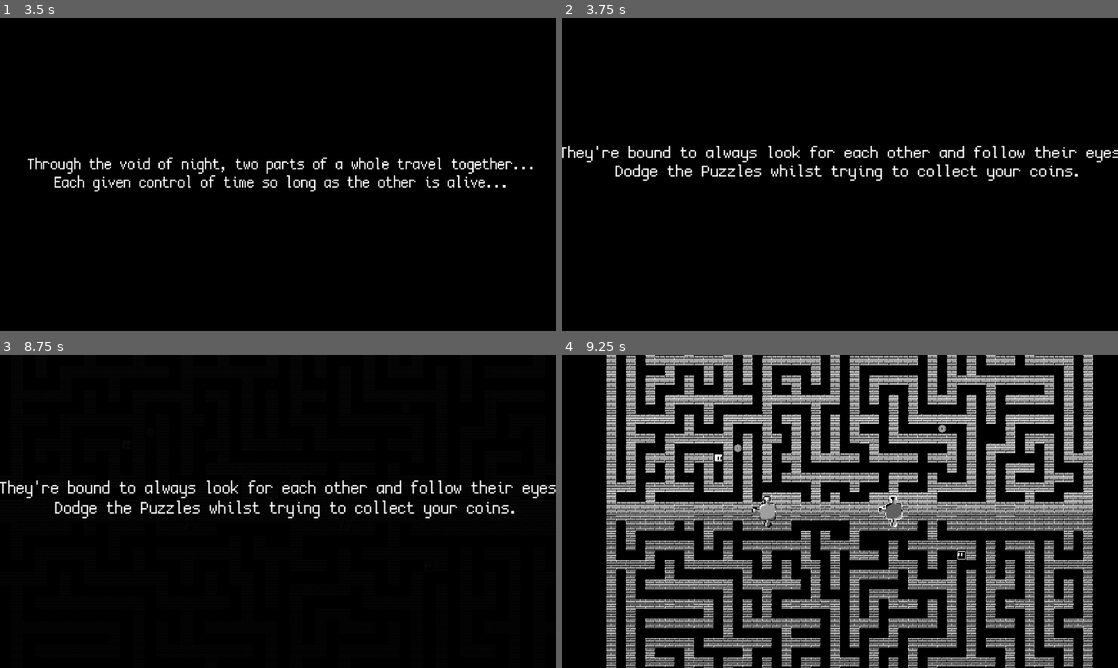
Above: before the commit, frames 1-4 (two rows, left to right).
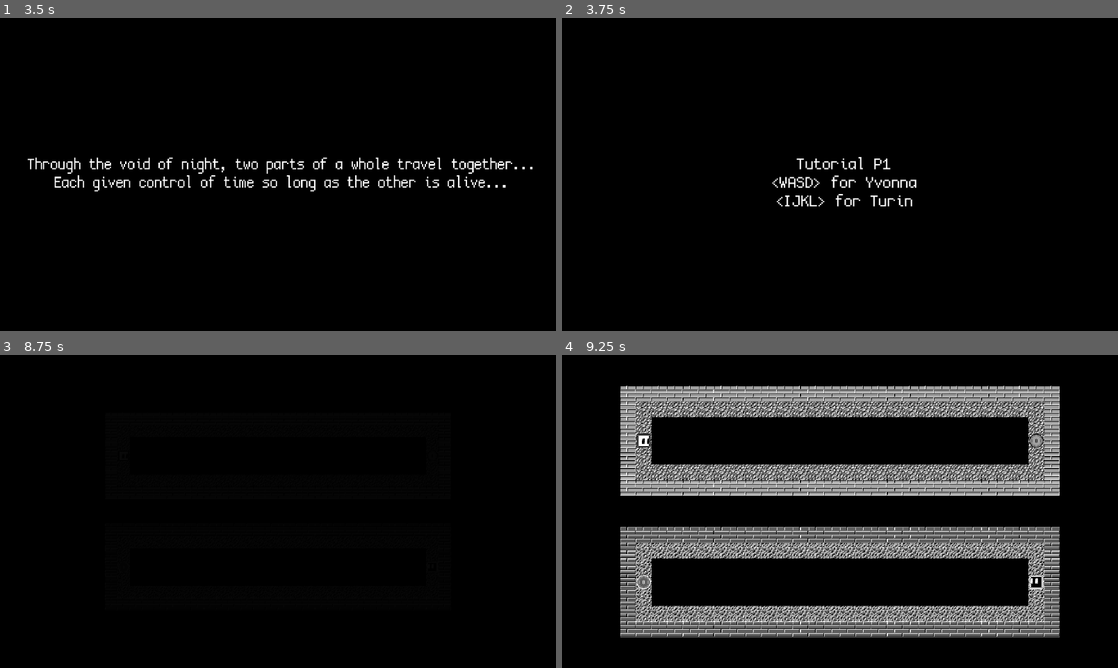
Above: after the commit, the same moments.

Repository: tuxcrp/law-of-time-gd
Game: Godot game, scene res://main.tscn
The game is run twice, just before and just after one commit, with the same random seed, the same clock (stepped at 60 frames per second) and the same inputs.
Inputs (mouse positions are in pixels of both pictures, inside the frame that each line leads up to):
- Up to frame 1 (3.5 s): tap Enter every 0.75 s from 0.5 to 2.75 s; move the mouse to (400, 158) at 0.52 s; click (400, 158) at 0.6 s; right-click (400, 158) at 0.8 s; move the mouse to (166, 190) at 1.27 s; right-click (166, 190) at 1.35 s; click (166, 190) at 1.55 s; move the mouse to (333, 105) at 2.02 s; click (333, 105) at 2.1 s; right-click (333, 105) at 2.3 s; move the mouse to (250, 237) at 2.77 s; right-click (250, 237) at 2.85 s; click (250, 237) at 3.05 s
- Up to frame 2 (3.75 s): tap Enter at 3.5 s; move the mouse to (1006, 221) at 3.52 s; hold E (p1_switch) from 3.53 s (still down)
- Up to frame 3 (8.75 s): right-click (444, 558) at 3.8 s; tap Space at 4.25 s; move the mouse to (111, 464) at 4.27 s; release E (p1_switch) at 4.28 s; tap O (p2_switch) at 4.35 s; click (111, 464) at 4.55 s; move the mouse to (305, 511) at 5.02 s; click (305, 511) at 5.1 s; right-click (305, 511) at 5.3 s; move the mouse to (194, 433) at 5.77 s; right-click (194, 433) at 5.85 s; click (194, 433) at 6.05 s; move the mouse to (400, 495) at 6.52 s; click (400, 495) at 6.6 s; right-click (400, 495) at 6.8 s; move the mouse to (166, 527) at 7.27 s; right-click (166, 527) at 7.35 s; click (166, 527) at 7.55 s; move the mouse to (333, 442) at 8.02 s; hold E (p1_switch) from 8.03 s (still down); right-click (333, 442) at 8.3 s
- Up to frame 4 (9.25 s): move the mouse to (812, 574) at 8.77 s; release E (p1_switch) at 8.78 s; tap O (p2_switch) at 8.85 s; click (812, 574) at 9.05 s

Frame 1 is identical in both runs. In frame 2, 3.2% of the frame differs, in the area x 0-100%, y 40-61%; in frame 3, 2.6%; in frame 4, 59%, in the area x 8-96%, y 0-100%.

Commit message:
build stuff:

Diff:
--- a/Scripts/title.gd
+++ b/Scripts/title.gd
@@ -12,4 +12,4 @@
 	if Input.is_action_just_released("LMB") or Input.is_action_just_released("RMB"):
 		node_2d.play("fade_in")
 		await get_tree().create_timer(3).timeout
-		get_tree().change_scene_to_file("res://level_1.tscn")
+		get_tree().change_scene_to_file("res://tutorial_level.tscn")
--- a/project.godot
+++ b/project.godot
@@ -10,10 +10,11 @@
 
 [application]
 
-config/name="TLOT"
+config/name="Law Of Times"
 run/main_scene="res://main.tscn"
 config/features=PackedStringArray("4.3", "Mobile")
-config/icon="res://icon.svg"
+boot_splash/image="res://assets/logo.png"
+config/icon="res://assets/logo.png"
 
 [autoload]
 
Not shown, changed: export_presets.cfg
